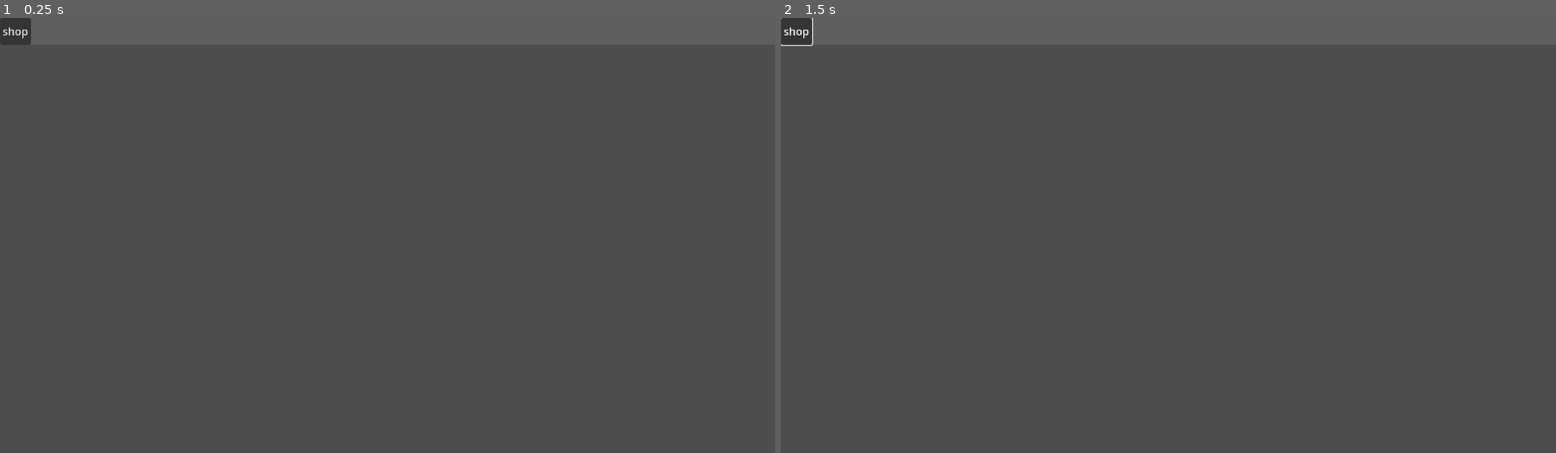
Above: before the commit, frames 1-2 (left to right).
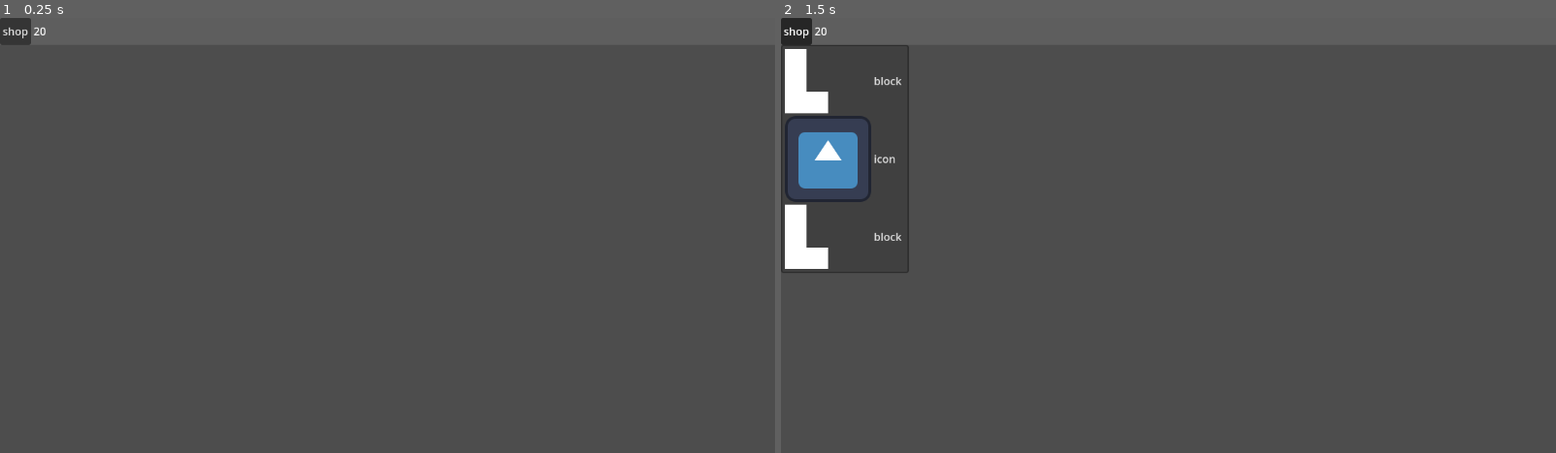
Above: after the commit, the same moments.

Repository: ender-titan1/GWJ-73
Game: Godot game, scene res://scenes/game_shop.tscn
Same seed, same stepped clock (60 frames per second), same inputs: the game is played once before the commit and once after it. This scene is started directly instead of the project's main scene. The engine's default icon, where the game draws it, is replaced by a stand-in: a white triangle on a blue panel in a dark square.
Inputs (mouse positions are in pixels of both pictures, inside the frame that each line leads up to):
- Up to frame 1 (0.25 s): no input
- Up to frame 2 (1.5 s): click "shop" at 0.5 s; tap Enter at 1.25 s; move the mouse to (1339, 213) at 1.27 s; hold D (shift_right) from 1.28 s (still down)

The runs differ from the first frame. In frame 1, less than 0.1% of the frame differs, in the area x 4-6%, y 2-5%; in frame 2, 2.8%, in the area x 0-17%, y 0-59%.

Commit message:
added simple shop

Diff:
--- a/scenes/game_shop.tscn
+++ b/scenes/game_shop.tscn
@@ -1,4 +1,7 @@
-[gd_scene format=3 uid="uid://de7xoedyb5jdo"]
+[gd_scene load_steps=3 format=3 uid="uid://de7xoedyb5jdo"]
+
+[ext_resource type="Script" path="res://src/game_shop_code.gd" id="1_ikx4w"]
+[ext_resource type="Script" path="res://src/shopButton.gd" id="1_mvo0u"]
 
 [node name="GameShop" type="Control"]
 layout_mode = 3
@@ -7,6 +10,8 @@
 anchor_bottom = 1.0
 grow_horizontal = 2
 grow_vertical = 2
+script = ExtResource("1_ikx4w")
+Money = 20
 
 [node name="VBoxContainer" type="VBoxContainer" parent="."]
 layout_mode = 1
@@ -29,6 +34,11 @@
 grow_horizontal = 2
 grow_vertical = 2
 
-[node name="Button" type="Button" parent="VBoxContainer/ColorRect/HBoxContainer"]
+[node name="shopmenu" type="MenuButton" parent="VBoxContainer/ColorRect/HBoxContainer"]
 layout_mode = 2
 text = "shop"
+flat = false
+script = ExtResource("1_mvo0u")
+
+[node name="money" type="Label" parent="VBoxContainer/ColorRect/HBoxContainer"]
+layout_mode = 2
--- /dev/null
+++ b/src/game_shop_code.gd
@@ -0,0 +1,11 @@
+extends Control
+
+@export var Money: int = 0
+
+@onready var money_lablel: Label = $VBoxContainer/ColorRect/HBoxContainer/money
+
+func money_display(_money: int):
+	money_lablel.set_text(str(_money))
+
+func _ready():
+	money_display(Money)
--- /dev/null
+++ b/src/shopButton.gd
@@ -0,0 +1,20 @@
+extends MenuButton
+
+var type_1 = preload("res://imports/sentury 2.0.png")
+var type_2 = preload("res://icon.svg")
+var type_3 = preload("res://imports/L-Right.png")
+
+var shop_menu: PopupMenu = self.get_popup()
+var type = 0
+var rng = RandomNumberGenerator.new()
+
+
+func _ready():
+	for i in range(0,3):
+		type = rng.randi_range(1,3)
+		if type == 1:
+			shop_menu.add_icon_item(type_1,"sentury")
+		elif type == 2:
+			shop_menu.add_icon_item(type_2,"icon")
+		elif type == 3:
+			shop_menu.add_icon_item(type_3,"block")
